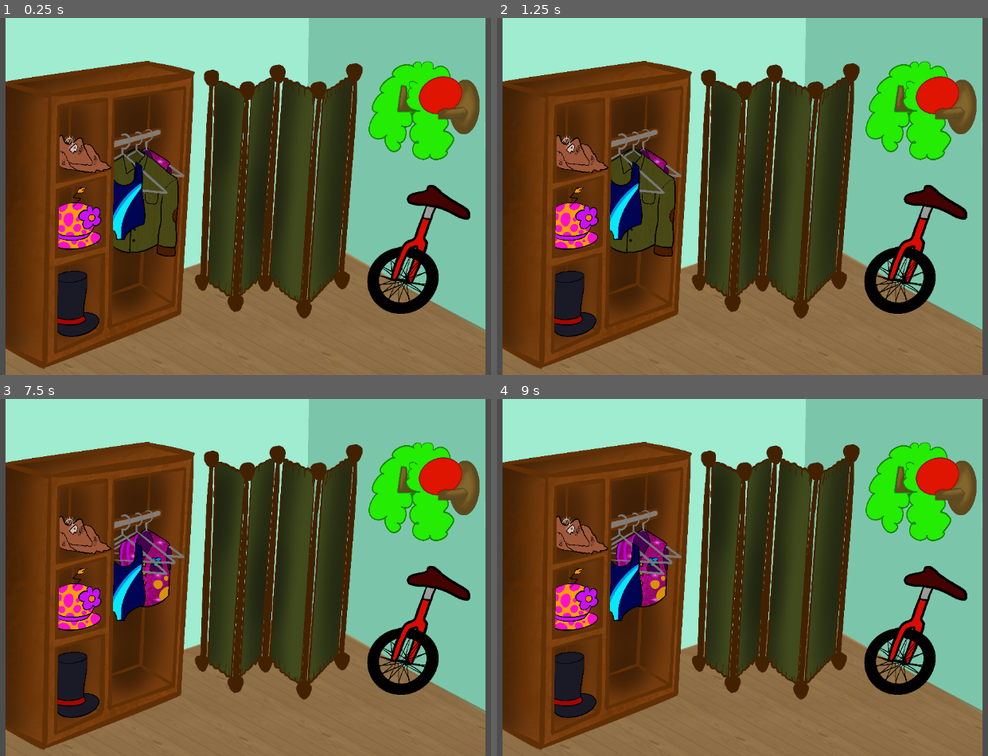
Above: before the commit, frames 1-4 (two rows, left to right).
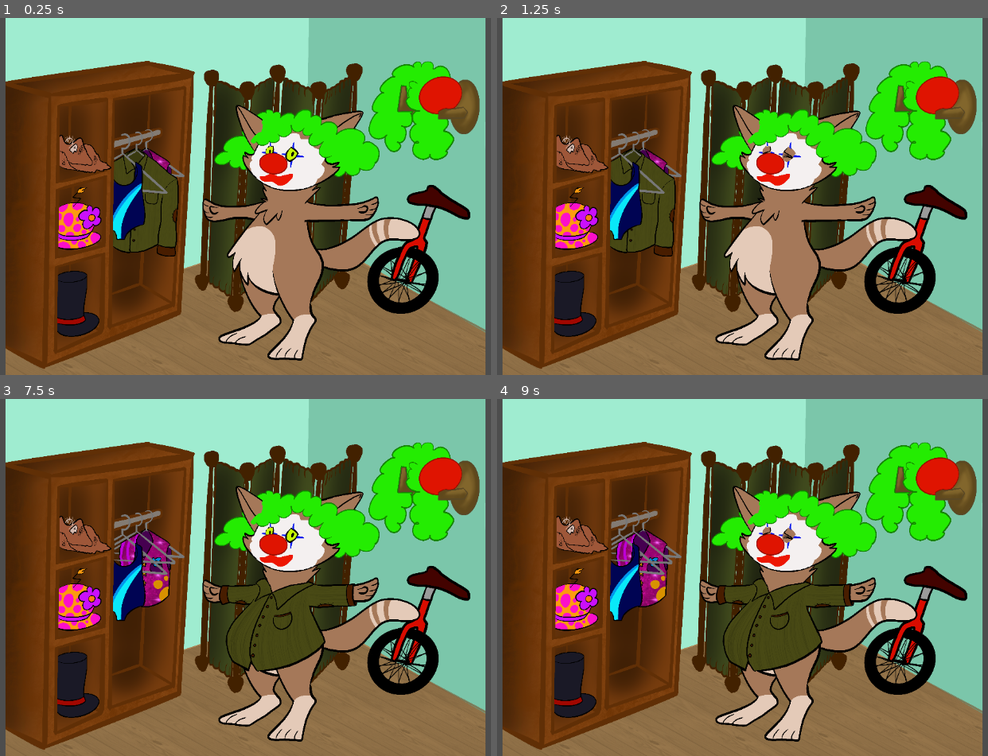
Above: after the commit, the same moments.

Repository: benkle-apps/poor-little-clown
Game: Godot game, scene res://Cloakroom.tscn
Same seed, same stepped clock (60 frames per second), same inputs: the game is played once before the commit and once after it. After the commit the project has no main scene; this scene is started directly in both runs.
Inputs (mouse positions are in pixels of both pictures, inside the frame that each line leads up to):
- Up to frame 1 (0.25 s): no input
- Up to frame 2 (1.25 s): tap Enter at 0.5 s; move the mouse to (742, 196) at 0.52 s; click (742, 196) at 0.67 s
- Up to frame 3 (7.5 s): tap Space at 1.25, 2.75, 4.25 s; click (245, 577) at 1.42 s; tap Enter at 2, 3.5 s; click (245, 577) at 2.17 s; click (245, 577) at 2.92 s; click (245, 577) at 3.67 s; click (245, 577) at 4.42 s; move the mouse to (274, 577) at 5.02 s; click (274, 577) at 5.17 s; move the mouse to (152, 488) at 5.77 s; click (152, 488) at 5.92 s; move the mouse to (382, 559) at 6.52 s; click (382, 559) at 6.67 s; move the mouse to (117, 595) at 7.27 s; click (117, 595) at 7.42 s
- Up to frame 4 (9 s): move the mouse to (806, 498) at 8.02 s; click (806, 498) at 8.17 s; move the mouse to (713, 648) at 8.77 s; click (713, 648) at 8.92 s

The runs differ from the first frame. In frame 1, 14% of the frame differs, in the area x 41-86%, y 24-96%; in frame 2, 14%; in frame 3, 13%; in frame 4, 13%.

Commit message:
Selection is working

Diff:
--- a/Cloakroom.tscn
+++ b/Cloakroom.tscn
@@ -17,122 +17,228 @@
 [ext_resource type="Texture2D" uid="uid://cowfu1d3unk1a" path="res://Assets/Backgrounds/Cloakroom/tweet.png" id="15_6j4nv"]
 [ext_resource type="Script" path="res://Scripts/Cloakroom/Accessory.gd" id="15_t06te"]
 [ext_resource type="Texture2D" uid="uid://06heoco76q3q" path="res://Assets/Backgrounds/Cloakroom/wig.png" id="16_kvnwf"]
+[ext_resource type="Script" path="res://Scripts/Cloakroom/Clowny.gd" id="18_6crlo"]
+[ext_resource type="Texture2D" uid="uid://qvxx568ni6cj" path="res://Assets/Clowny/Cloackroom/wig no1.png" id="19_w1rx8"]
+[ext_resource type="Texture2D" uid="uid://ib7f8wdkxku" path="res://Assets/Clowny/Cloackroom/Clowny T-Pose.png" id="20_x78le"]
+[ext_resource type="Texture2D" uid="uid://beach0pmvyhgf" path="res://Assets/Clowny/Cloackroom/clowny earless color.png" id="21_dj5ss"]
+[ext_resource type="Texture2D" uid="uid://dqrouq6mokoxi" path="res://Assets/Clowny/Cloackroom/Clowny earless outlines.png" id="22_rkc0k"]
+[ext_resource type="Texture2D" uid="uid://ds74ksk2r37co" path="res://Assets/Clowny/Cloackroom/blink.png" id="23_lnb7y"]
+[ext_resource type="Texture2D" uid="uid://by8056jq5aqca" path="res://Assets/Clowny/Cloackroom/mackeup.png" id="24_ilsqg"]
+[ext_resource type="Texture2D" uid="uid://difjgw61yrcre" path="res://Assets/Clowny/Cloackroom/rednose.png" id="25_rl8c6"]
+[ext_resource type="Texture2D" uid="uid://c4rfgvj8v7yfo" path="res://Assets/Clowny/Cloackroom/wig no2.png" id="26_dndqv"]
+[ext_resource type="Texture2D" uid="uid://nyvys34avebo" path="res://Assets/Clowny/Cloackroom/clown vest.png" id="27_r4dws"]
+[ext_resource type="Texture2D" uid="uid://ce6ifgtpxhm8a" path="res://Assets/Clowny/Cloackroom/swimsuit.png" id="28_s3jbl"]
+[ext_resource type="Texture2D" uid="uid://bwmpyd6eksnk3" path="res://Assets/Clowny/Cloackroom/tweet.png" id="29_n05dq"]
+[ext_resource type="Texture2D" uid="uid://jgl01kgj7vnd" path="res://Assets/Clowny/Cloackroom/queen hat.png" id="30_ea7mb"]
+[ext_resource type="Texture2D" uid="uid://vkj13stx0ty5" path="res://Assets/Clowny/Cloackroom/stinky cowboay.png" id="31_1l6xi"]
+[ext_resource type="Texture2D" uid="uid://r4igm5hbd2v7" path="res://Assets/Clowny/Cloackroom/tophat.png" id="32_ba1d1"]
 
 [node name="Cloakroom" type="Node2D"]
 scale = Vector2(0.288, 0.288)
 script = ExtResource("1_6hmxn")
 
-[node name="Sprites" type="Node2D" parent="."]
+[node name="Room" type="Node2D" parent="."]
 position = Vector2(2000, 1118.06)
 scale = Vector2(0.755, 0.755)
 
-[node name="Background" type="Sprite2D" parent="Sprites"]
+[node name="Background" type="Sprite2D" parent="Room"]
 texture = ExtResource("2_nkpyl")
 
-[node name="Devider" type="Sprite2D" parent="Sprites"]
+[node name="Devider" type="Sprite2D" parent="Room"]
 texture = ExtResource("4_4bdei")
 
-[node name="Drawer" type="Sprite2D" parent="Sprites"]
+[node name="Drawer" type="Sprite2D" parent="Room"]
 texture = ExtResource("5_1hl8t")
 
-[node name="ClownVest" type="CharacterBody2D" parent="Sprites"]
+[node name="Suits" type="Node2D" parent="Room"]
+
+[node name="ClownVest" type="CharacterBody2D" parent="Room/Suits"]
 input_pickable = true
 script = ExtResource("15_t06te")
 type = 1
 id = "Clown Vest"
 
-[node name="Hanger" type="Sprite2D" parent="Sprites/ClownVest"]
+[node name="Hanger" type="Sprite2D" parent="Room/Suits/ClownVest"]
 texture = ExtResource("6_vj5cl")
 
-[node name="Sprite" type="Sprite2D" parent="Sprites/ClownVest"]
+[node name="Sprite" type="Sprite2D" parent="Room/Suits/ClownVest"]
 texture = ExtResource("3_3od1y")
 
-[node name="CollisionPolygon2D" type="CollisionPolygon2D" parent="Sprites/ClownVest"]
+[node name="CollisionPolygon2D" type="CollisionPolygon2D" parent="Room/Suits/ClownVest"]
 polygon = PackedVector2Array(-1030.17, -285.142, -832.413, -390.918, -630.059, -280.543, -634.658, 147.161, -699.043, 220.745, -846.21, 252.937, -979.58, 206.948, -1030.17, 156.359, -1048.57, -165.569)
 
-[node name="Tweed" type="CharacterBody2D" parent="Sprites"]
+[node name="Tweed" type="CharacterBody2D" parent="Room/Suits"]
 input_pickable = true
 script = ExtResource("15_t06te")
 type = 1
 id = "Tweed"
 
-[node name="Hanger" type="Sprite2D" parent="Sprites/Tweed"]
+[node name="Hanger" type="Sprite2D" parent="Room/Suits/Tweed"]
 texture = ExtResource("8_es2fw")
 
-[node name="Sprite" type="Sprite2D" parent="Sprites/Tweed"]
+[node name="Sprite" type="Sprite2D" parent="Room/Suits/Tweed"]
 texture = ExtResource("15_6j4nv")
 
-[node name="CollisionPolygon2D" type="CollisionPolygon2D" parent="Sprites/Tweed"]
+[node name="CollisionPolygon2D" type="CollisionPolygon2D" parent="Room/Suits/Tweed"]
 polygon = PackedVector2Array(-901.398, -381.72, -579.47, -142.574, -570.272, 505.881, -749.632, 478.287, -726.637, 413.901, -883.002, 473.688, -1020.97, 473.688, -1099.15, 418.5, -1089.96, -289.741)
 
-[node name="SwimSuit" type="CharacterBody2D" parent="Sprites"]
+[node name="SwimSuit" type="CharacterBody2D" parent="Room/Suits"]
 input_pickable = true
 script = ExtResource("15_t06te")
 type = 1
 id = "Swimsuit"
 
-[node name="Hanger" type="Sprite2D" parent="Sprites/SwimSuit"]
+[node name="Hanger" type="Sprite2D" parent="Room/Suits/SwimSuit"]
 texture = ExtResource("7_oyu24")
 
-[node name="Sprite" type="Sprite2D" parent="Sprites/SwimSuit"]
+[node name="Sprite" type="Sprite2D" parent="Room/Suits/SwimSuit"]
 texture = ExtResource("13_5tcar")
 
-[node name="CollisionPolygon2D" type="CollisionPolygon2D" parent="Sprites/SwimSuit"]
+[node name="CollisionPolygon2D" type="CollisionPolygon2D" parent="Room/Suits/SwimSuit"]
 polygon = PackedVector2Array(-915.195, -275.944, -864.606, -239.152, -841.611, 229.943, -942.789, 294.328, -997.976, 363.313, -1071.56, 363.313, -1103.75, 285.13, -1094.55, -128.777, -1034.77, -82.7874, -928.992, -119.579)
 
-[node name="Unicycle" type="Sprite2D" parent="Sprites"]
+[node name="Unicycle" type="Sprite2D" parent="Room"]
 texture = ExtResource("9_3g20n")
 
-[node name="QueenHat" type="CharacterBody2D" parent="Sprites"]
+[node name="Hats" type="Node2D" parent="Room"]
+
+[node name="QueenHat" type="CharacterBody2D" parent="Room/Hats"]
 input_pickable = true
 script = ExtResource("15_t06te")
 id = "Queen Hat"
 
-[node name="Sprite" type="Sprite2D" parent="Sprites/QueenHat"]
+[node name="Sprite" type="Sprite2D" parent="Room/Hats/QueenHat"]
 texture = ExtResource("10_r08ox")
 
-[node name="CollisionPolygon2D" type="CollisionPolygon2D" parent="Sprites/QueenHat"]
+[node name="CollisionPolygon2D" type="CollisionPolygon2D" parent="Room/Hats/QueenHat"]
 position = Vector2(-2649.01, -1480.87)
 scale = Vector2(1.3245, 1.3245)
 polygon = PackedVector2Array(826.389, 1093.75, 1121.53, 1003.47, 1114.58, 1427.08, 815.972, 1503.47)
 
-[node name="StinkyCowboy" type="CharacterBody2D" parent="Sprites"]
+[node name="StinkyCowboy" type="CharacterBody2D" parent="Room/Hats"]
 input_pickable = true
 script = ExtResource("15_t06te")
 id = "Stinky Cowboy"
 
-[node name="Sprite" type="Sprite2D" parent="Sprites/StinkyCowboy"]
+[node name="Sprite" type="Sprite2D" parent="Room/Hats/StinkyCowboy"]
 texture = ExtResource("12_uhqi4")
 
-[node name="CollisionPolygon2D" type="CollisionPolygon2D" parent="Sprites/StinkyCowboy"]
+[node name="CollisionPolygon2D" type="CollisionPolygon2D" parent="Room/Hats/StinkyCowboy"]
 polygon = PackedVector2Array(-1549.85, -740.44, -1163.54, -791.029, -1145.14, -271.345, -1117.55, -234.553, -1158.94, -206.96, -1568.25, -110.381)
 
-[node name="TopHat" type="CharacterBody2D" parent="Sprites"]
+[node name="TopHat" type="CharacterBody2D" parent="Room/Hats"]
 input_pickable = true
 script = ExtResource("15_t06te")
 id = "Top Hat"
 
-[node name="Sprite" type="Sprite2D" parent="Sprites/TopHat"]
+[node name="Sprite" type="Sprite2D" parent="Room/Hats/TopHat"]
 texture = ExtResource("14_q0nkj")
 
-[node name="CollisionPolygon2D" type="CollisionPolygon2D" parent="Sprites/TopHat"]
+[node name="CollisionPolygon2D" type="CollisionPolygon2D" parent="Room/Hats/TopHat"]
 polygon = PackedVector2Array(-1568.25, 607.064, -1186.53, 492.09, -1191.13, 1126.75, -1582.05, 1310.71)
 
-[node name="Wig" type="Sprite2D" parent="Sprites"]
+[node name="Wig" type="Sprite2D" parent="Room"]
 texture = ExtResource("16_kvnwf")
 
-[node name="Rednose" type="Sprite2D" parent="Sprites"]
+[node name="Rednose" type="Sprite2D" parent="Room"]
 texture = ExtResource("11_gmwxk")
 
-[connection signal="accessory_clicked" from="Sprites/ClownVest" to="." method="_on_suit_clicked"]
-[connection signal="input_event" from="Sprites/ClownVest" to="Sprites/ClownVest" method="_on_input_event"]
-[connection signal="accessory_clicked" from="Sprites/Tweed" to="." method="_on_suit_clicked"]
-[connection signal="input_event" from="Sprites/Tweed" to="Sprites/Tweed" method="_on_input_event"]
-[connection signal="accessory_clicked" from="Sprites/SwimSuit" to="." method="_on_suit_clicked"]
-[connection signal="input_event" from="Sprites/SwimSuit" to="Sprites/SwimSuit" method="_on_input_event"]
-[connection signal="accessory_clicked" from="Sprites/QueenHat" to="." method="_on_hat_clicked"]
-[connection signal="input_event" from="Sprites/QueenHat" to="Sprites/QueenHat" method="_on_input_event"]
-[connection signal="accessory_clicked" from="Sprites/StinkyCowboy" to="." method="_on_hat_clicked"]
-[connection signal="input_event" from="Sprites/StinkyCowboy" to="Sprites/StinkyCowboy" method="_on_input_event"]
-[connection signal="accessory_clicked" from="Sprites/TopHat" to="." method="_on_hat_clicked"]
-[connection signal="input_event" from="Sprites/TopHat" to="Sprites/TopHat" method="_on_input_event"]
+[node name="Clowny" type="Node2D" parent="."]
+position = Vector2(177.083, 309.028)
+scale = Vector2(0.722268, 0.722268)
+script = ExtResource("18_6crlo")
+
+[node name="Hats" type="Node2D" parent="Clowny"]
+
+[node name="QueenHat" type="Sprite2D" parent="Clowny/Hats"]
+visible = false
+position = Vector2(3017.36, 1388.89)
+texture = ExtResource("30_ea7mb")
+
+[node name="StinkyCowboy" type="Sprite2D" parent="Clowny/Hats"]
+visible = false
+position = Vector2(3017.36, 1388.89)
+texture = ExtResource("31_1l6xi")
+
+[node name="TopHat" type="Sprite2D" parent="Clowny/Hats"]
+visible = false
+position = Vector2(3017.36, 1388.89)
+texture = ExtResource("32_ba1d1")
+
+[node name="WigNo1" type="Sprite2D" parent="Clowny"]
+position = Vector2(3017.36, 1388.89)
+texture = ExtResource("19_w1rx8")
+
+[node name="Body" type="Node2D" parent="Clowny"]
+
+[node name="ClownyT-pose" type="Sprite2D" parent="Clowny/Body"]
+position = Vector2(3017.36, 1388.89)
+texture = ExtResource("20_x78le")
+
+[node name="ClownyEarlessColor" type="Sprite2D" parent="Clowny/Body"]
+visible = false
+position = Vector2(3017.36, 1388.89)
+texture = ExtResource("21_dj5ss")
+
+[node name="ClownyEarlessOutlines" type="Sprite2D" parent="Clowny/Body"]
+visible = false
+position = Vector2(3017.36, 1388.89)
+texture = ExtResource("22_rkc0k")
+
+[node name="Blink" type="Sprite2D" parent="Clowny/Body"]
+visible = false
+position = Vector2(3017.36, 1388.89)
+texture = ExtResource("23_lnb7y")
+
+[node name="Timer" type="Timer" parent="Clowny/Body"]
+wait_time = 0.1
+autostart = true
+
+[node name="Mackeup" type="Sprite2D" parent="Clowny"]
+position = Vector2(3017.36, 1388.89)
+texture = ExtResource("24_ilsqg")
+
+[node name="Rednose" type="Sprite2D" parent="Clowny"]
+position = Vector2(3017.36, 1388.89)
+texture = ExtResource("25_rl8c6")
+
+[node name="Suits" type="Node2D" parent="Clowny"]
+
+[node name="ClownVest" type="Sprite2D" parent="Clowny/Suits"]
+visible = false
+position = Vector2(3017.36, 1388.89)
+texture = ExtResource("27_r4dws")
+
+[node name="SwimSuit" type="Sprite2D" parent="Clowny/Suits"]
+visible = false
+position = Vector2(3017.36, 1388.89)
+texture = ExtResource("28_s3jbl")
+
+[node name="Tweed" type="Sprite2D" parent="Clowny/Suits"]
+visible = false
+position = Vector2(3017.36, 1388.89)
+texture = ExtResource("29_n05dq")
+
+[node name="WigNo2" type="Sprite2D" parent="Clowny"]
+position = Vector2(3017.36, 1388.89)
+texture = ExtResource("26_dndqv")
+
+[connection signal="accessory_clicked" from="Room/Suits/ClownVest" to="." method="_on_suit_clicked"]
+[connection signal="accessory_clicked" from="Room/Suits/ClownVest" to="Clowny" method="_on_suit_clicked"]
+[connection signal="input_event" from="Room/Suits/ClownVest" to="Room/Suits/ClownVest" method="_on_input_event"]
+[connection signal="accessory_clicked" from="Room/Suits/Tweed" to="." method="_on_suit_clicked"]
+[connection signal="accessory_clicked" from="Room/Suits/Tweed" to="Clowny" method="_on_suit_clicked"]
+[connection signal="input_event" from="Room/Suits/Tweed" to="Room/Suits/Tweed" method="_on_input_event"]
+[connection signal="accessory_clicked" from="Room/Suits/SwimSuit" to="." method="_on_suit_clicked"]
+[connection signal="accessory_clicked" from="Room/Suits/SwimSuit" to="Clowny" method="_on_suit_clicked"]
+[connection signal="input_event" from="Room/Suits/SwimSuit" to="Room/Suits/SwimSuit" method="_on_input_event"]
+[connection signal="accessory_clicked" from="Room/Hats/QueenHat" to="." method="_on_hat_clicked"]
+[connection signal="accessory_clicked" from="Room/Hats/QueenHat" to="Clowny" method="_on_hat_clicked"]
+[connection signal="input_event" from="Room/Hats/QueenHat" to="Room/Hats/QueenHat" method="_on_input_event"]
+[connection signal="accessory_clicked" from="Room/Hats/StinkyCowboy" to="." method="_on_hat_clicked"]
+[connection signal="accessory_clicked" from="Room/Hats/StinkyCowboy" to="Clowny" method="_on_hat_clicked"]
+[connection signal="input_event" from="Room/Hats/StinkyCowboy" to="Room/Hats/StinkyCowboy" method="_on_input_event"]
+[connection signal="accessory_clicked" from="Room/Hats/TopHat" to="." method="_on_hat_clicked"]
+[connection signal="accessory_clicked" from="Room/Hats/TopHat" to="Clowny" method="_on_hat_clicked"]
+[connection signal="input_event" from="Room/Hats/TopHat" to="Room/Hats/TopHat" method="_on_input_event"]
+[connection signal="timeout" from="Clowny/Body/Timer" to="Clowny" method="blink"]
--- a/Scripts/Cloakroom/Cloakroom.gd
+++ b/Scripts/Cloakroom/Cloakroom.gd
@@ -1,20 +1,16 @@
 extends Node2D
 
-var hats: Array[CharacterBody2D]
-var suits: Array[CharacterBody2D]
-
-func _ready():
-	hats = [$Sprites/QueenHat, $Sprites/StinkyCowboy, $Sprites/TopHat]
-	suits = [$Sprites/ClownVest, $Sprites/Tweed, $Sprites/SwimSuit]
+@export var selected_hat: String = ''
+@export var selected_suit: String = ''
 
 func _on_hat_clicked(clicked_hat: CharacterBody2D, chosen: bool):
-	print(clicked_hat.type, clicked_hat.id, chosen)
-	for hat in hats:
+	for hat in $Room/Hats.get_children():
 		if hat != clicked_hat:
 			hat.unselect()
+	selected_hat = clicked_hat.id if chosen else ''
 
 func _on_suit_clicked(clicked_suit: CharacterBody2D, chosen: bool):
-	print(clicked_suit.type, clicked_suit.id, chosen)
-	for suit in suits:
+	for suit in $Room/Suits.get_children():
 		if suit != clicked_suit:
 			suit.unselect()
+	selected_suit = clicked_suit.id if chosen else ''
--- /dev/null
+++ b/Scripts/Cloakroom/Clowny.gd
@@ -0,0 +1,34 @@
+extends Node2D
+
+var blink_timeout: float = 0
+
+func blink():
+	if $Body/Blink.visible and blink_timeout < 0.1:
+		$Body/Blink.visible = false
+	elif not $Body/Blink.visible and randi() % 20 > 16:
+		$Body/Blink.visible = true
+		blink_timeout = 0.5
+	else:
+		blink_timeout -= 0.1
+
+func _on_suit_clicked(clicked_suit: CharacterBody2D, chosen: bool):
+	for hat in $Suits.get_children():
+		hat.visible = false
+	if chosen:
+		if clicked_suit.id == 'Clown Vest':
+			$Suits/ClownVest.visible = true
+		if clicked_suit.id == 'Tweed':
+			$Suits/Tweed.visible = true
+		if clicked_suit.id == 'Swimsuit':
+			$Suits/SwimSuit.visible = true
+
+func _on_hat_clicked(clicked_hat: CharacterBody2D, chosen: bool):
+	for hat in $Hats.get_children():
+		hat.visible = false
+	if chosen:
+		if clicked_hat.id == 'Queen Hat':
+			$Hats/QueenHat.visible = true
+		if clicked_hat.id == 'Stinky Cowboy':
+			$Hats/StinkyCowboy.visible = true
+		if clicked_hat.id == 'Top Hat':
+			$Hats/TopHat.visible = true
--- /dev/null
+++ b/ViewerEffects.tscn
@@ -0,0 +1,51 @@
+[gd_scene load_steps=9 format=3 uid="uid://5hxtupmnfgww"]
+
+[ext_resource type="Script" path="res://Scripts/Effects/StageLightsAnimator.gd" id="1_3387b"]
+[ext_resource type="Texture2D" uid="uid://cak7nbp1ha28r" path="res://Assets/Backgrounds/Circus Bowl/Tent.png" id="1_eqrl5"]
+[ext_resource type="Texture2D" uid="uid://dgxbm5hhrfxuv" path="res://Assets/Backgrounds/Circus Bowl/Viewers Back.png" id="2_j6i8d"]
+[ext_resource type="Script" path="res://Scripts/Effects/ViewersLights.gd" id="3_ivvhf"]
+[ext_resource type="Texture2D" uid="uid://naitlwv5cust" path="res://Assets/Backgrounds/Circus Bowl/Viewers mid.png" id="4_jqyya"]
+[ext_resource type="Texture2D" uid="uid://dc661i68btq2e" path="res://Assets/Backgrounds/Circus Bowl/Viewers Front.png" id="5_muh5o"]
+[ext_resource type="Texture2D" uid="uid://pgf6tn6nsj73" path="res://Assets/Backgrounds/Circus Bowl/Sandpit.png" id="6_w3nmt"]
+[ext_resource type="Script" path="res://Scripts/Effects/FlashInstancer.gd" id="8_ker8a"]
+
+[node name="Node2D" type="Node2D"]
+
+[node name="Background" type="Node2D" parent="."]
+position = Vector2(433, 254)
+scale = Vector2(0.217316, 0.217316)
+script = ExtResource("1_3387b")
+lightsColors = Array[Color]([Color(0.980392, 0.713726, 1, 1), Color(0.662745, 0.807843, 1, 1), Color(0.858824, 0.996078, 0.74902, 1)])
+changeTimes = Array[float]([7.0, 5.0])
+
+[node name="Tent" type="Sprite2D" parent="Background"]
+position = Vector2(469, 313)
+texture = ExtResource("1_eqrl5")
+
+[node name="ViewersBack" type="Sprite2D" parent="Background"]
+position = Vector2(469, 313)
+texture = ExtResource("2_j6i8d")
+script = ExtResource("3_ivvhf")
+lightsColor = Color(0, 0.584314, 0.6, 1)
+colorChange = true
+
+[node name="ViewersMid" type="Sprite2D" parent="Background"]
+position = Vector2(469, 313)
+texture = ExtResource("4_jqyya")
+script = ExtResource("3_ivvhf")
+
+[node name="ViewersFront" type="Sprite2D" parent="Background"]
+position = Vector2(469, 313)
+texture = ExtResource("5_muh5o")
+script = ExtResource("3_ivvhf")
+
+[node name="Sandpit" type="Sprite2D" parent="Background"]
+position = Vector2(469, 313)
+texture = ExtResource("6_w3nmt")
+
+[node name="Flashes" type="Node" parent="Background"]
+
+[node name="Flash1" type="Node2D" parent="Background/Flashes"]
+position = Vector2(88, 187)
+scale = Vector2(0.217316, 0.217316)
+script = ExtResource("8_ker8a")
--- a/project.godot
+++ b/project.godot
@@ -11,7 +11,6 @@
 [application]
 
 config/name="Poor Little Clown"
-run/main_scene="res://Cloakroom.tscn"
 config/features=PackedStringArray("4.2", "GL Compatibility")
 config/icon="res://icon.svg"
 
Not shown: 1 places in Cloakroom.tscn that only renumber resources
